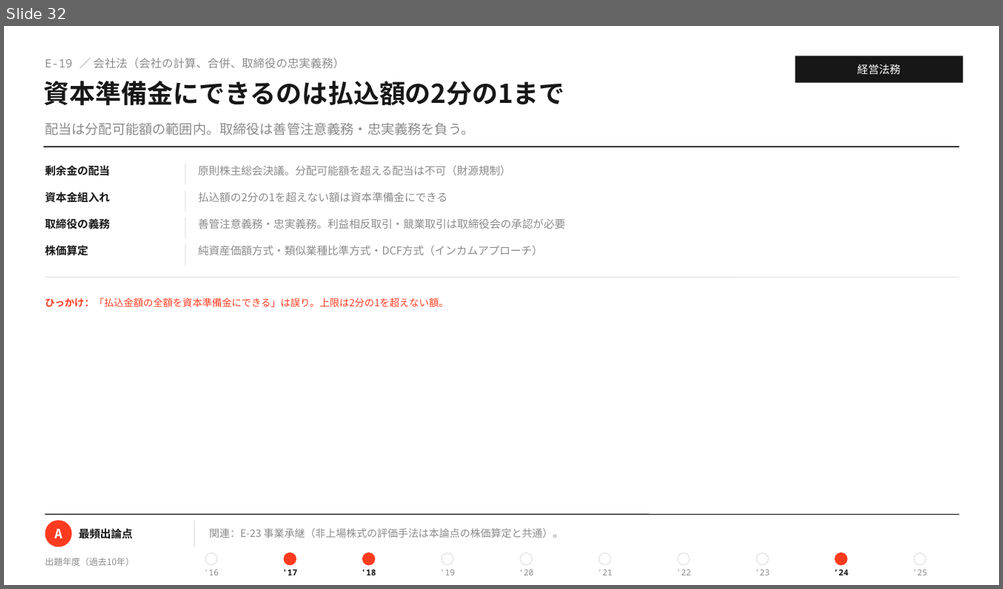
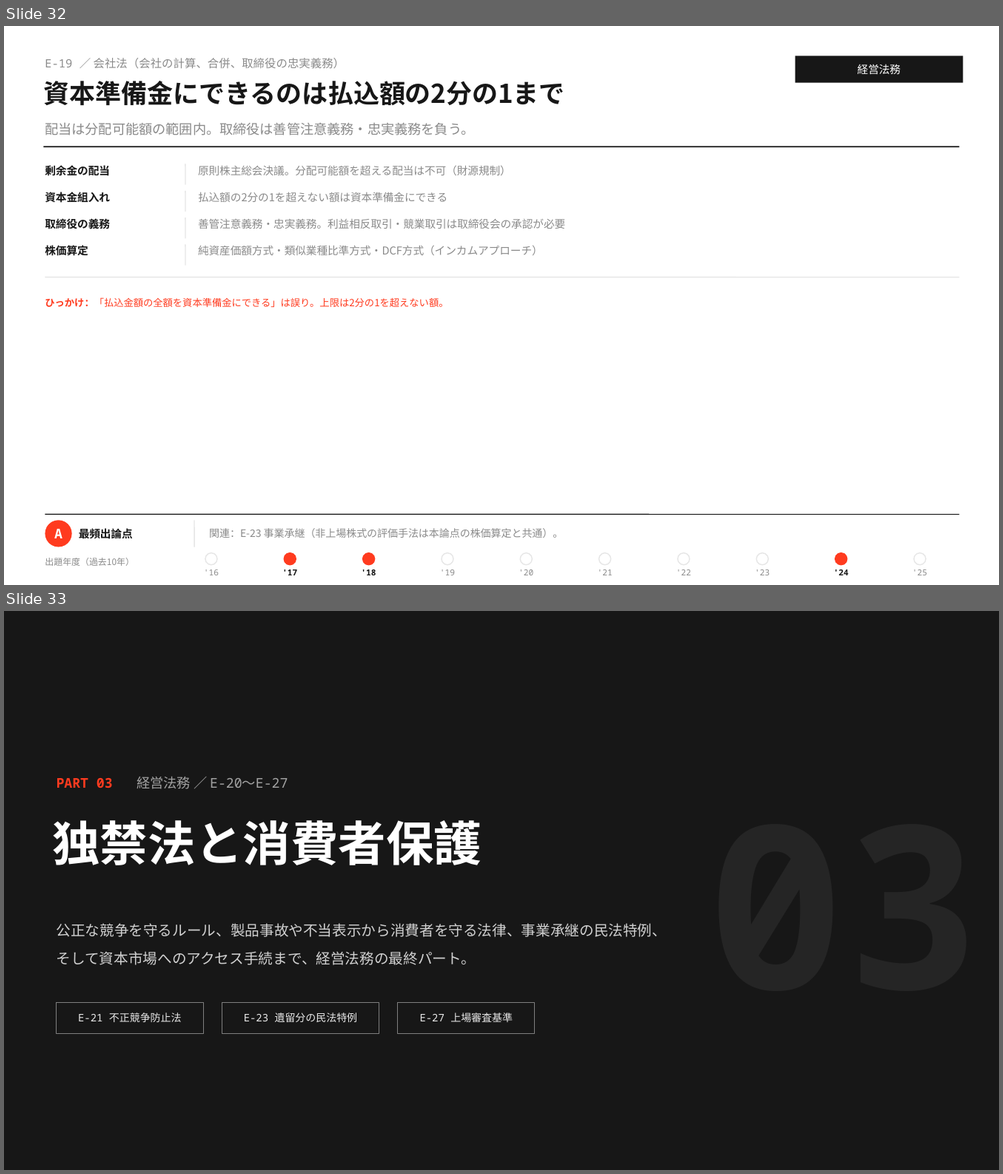
Before and after one commit to MasatoshiSano/SMEC, a slide deck: slides/1st_stage/E_business_law.pptx. Shown one above the other, each under a label of ours: slide 32 before the commit, slides 32 and 33 after it. The pictures are 1003x589 and 1003x1174 pixels, drawn with LibreOffice and Linux fonts; fonts in the diff are those of the drawing. Boxes give left, top, right and bottom in pixels: in the first picture for what was removed or moved away, otherwise in the second. Text is boxed around its words. In the diff, an @@ line names an element or a change of style, - is before the commit and + after.

```diff
--- a/slides/1st_stage/E_business_law.pptx
+++ b/slides/1st_stage/E_business_law.pptx
@@ slide 33 added at (4, 611, 999, 1170), background #171717 @@
@@ text added at (57, 776, 287, 789), 13 pt, text #A2A2A2 @@
+PART 03 経営法務 ／ E-20〜E-27
@@ text added at (52, 820, 481, 866), 46 pt, text #FFFFFF, bold @@
+独禁法と消費者保護
@@ text added at (57, 923, 667, 965), 14 pt, text #D1D1D1 @@
+公正な競争を守るルール、製品事故や不当表示から消費者を守る法律、事業承継の民法特例、そして資本市場へのアクセス手続まで、経営法務の最終パート。
@@ rectangle added at (57, 1002, 203, 1034), outline #7F7F7F 0.75 pt @@
@@ rectangle added at (222, 1002, 378, 1034), outline #7F7F7F 0.75 pt @@
@@ rectangle added at (398, 1002, 535, 1034), outline #7F7F7F 0.75 pt @@
@@ text added at (78, 1013, 182, 1022), 10 pt, text #E8E8E8 @@
+E-21 不正競争防止法
@@ text added at (244, 1013, 358, 1022), 10 pt, text #E8E8E8 @@
+E-23 遺留分の民法特例
@@ text added at (420, 1013, 512, 1022), 10 pt, text #E8E8E8 @@
+E-27 上場審査基準
```
Also in this commit, not shown: 10 other slides added, 2 other files.
